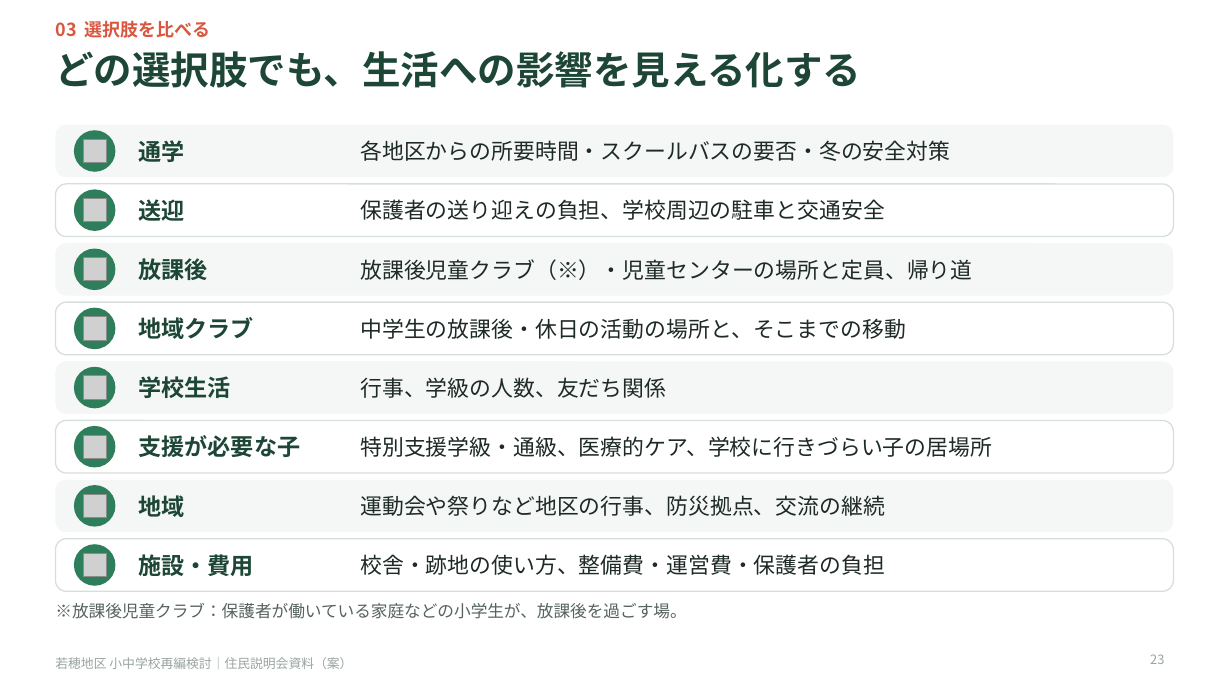
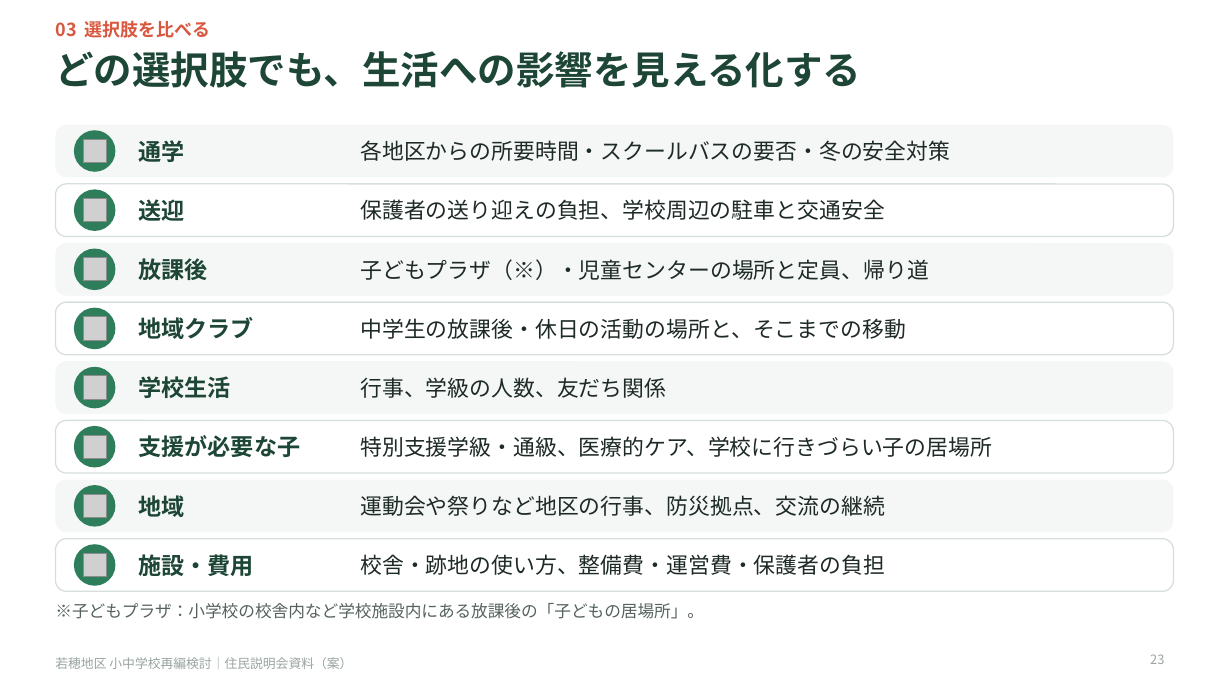
Before and after one commit to Masaki12008/GS, a slide deck: slide 23 of output/若穂地区_住民説明会資料.pptx. Drawn at 1232x693 pixels with LibreOffice and Linux fonts; fonts in the diff are those of the drawing; grey boxes stand for pictures. Boxes give left, top, right and bottom in pixels: in the first picture for what was removed or moved away, otherwise in the second. Text is boxed around its words. In the diff, an @@ line names an element or a change of style, - is before the commit and + after.

```diff
--- a/output/若穂地区_住民説明会資料.pptx
+++ b/output/若穂地区_住民説明会資料.pptx
@@ text at [360,259,929,280]: text changed @@
-放課後児童クラブ（※）・児童センターの場所と定員、帰り道
+子どもプラザ（※）・児童センターの場所と定員、帰り道
@@ text at [55,603,704,619]: text changed @@
-※放課後児童クラブ：保護者が働いている家庭などの小学生が、放課後を過ごす場。
+※子どもプラザ：小学校の校舎内など学校施設内にある放課後の「子どもの居場所」。
```
Also in this commit, not shown: 9 other slides changed, 9 other files.
